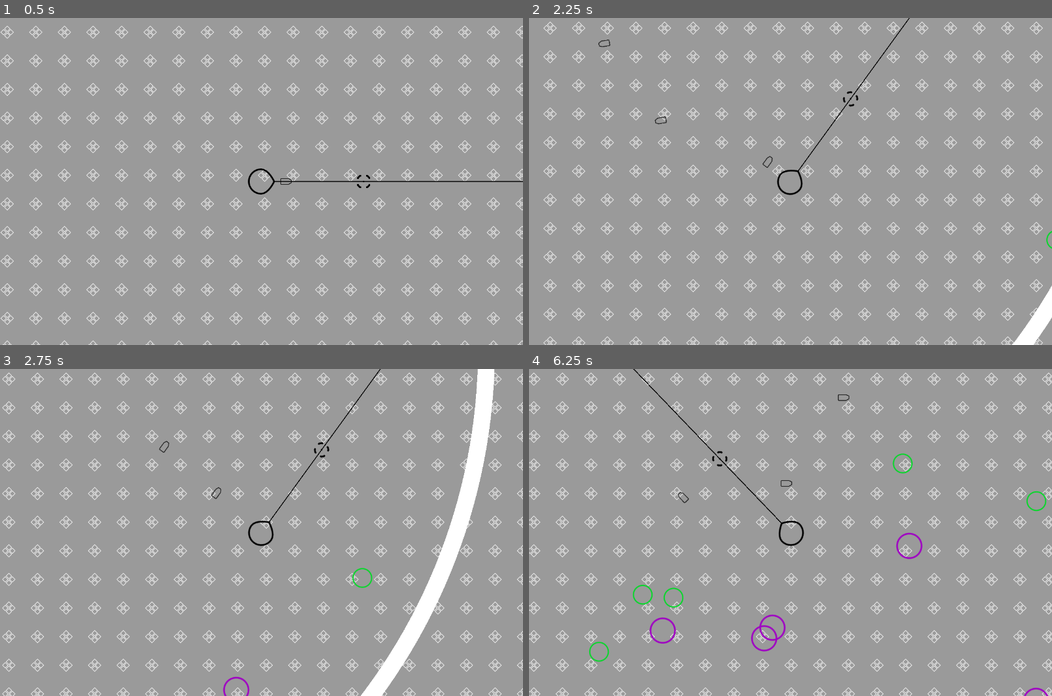
Above: before the commit, frames 1-4 (two rows, left to right).
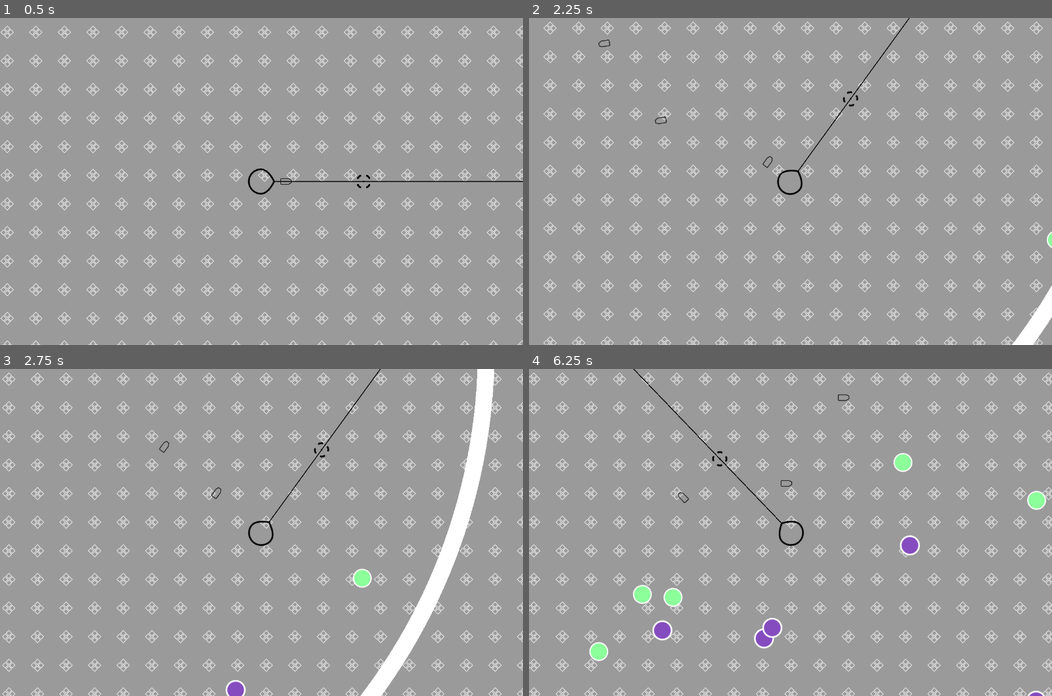
Above: after the commit, the same moments.

Repository: uvmain/zapfour
Game: Godot game, scene res://main/main.tscn
Two runs of this game, one before a commit and one after it. Both use one fixed random seed, a clock stepped at 60 frames per second and the inputs below.
Inputs (mouse positions are in pixels of both pictures, inside the frame that each line leads up to):
- Up to frame 1 (0.5 s): no input
- Up to frame 2 (2.25 s): tap Enter at 0.5 s; move the mouse to (905, 165) at 0.52 s; hold D (player_right) 0.53-1.28 s; move the mouse to (685, 197) at 1.27 s; hold S (player_down) 1.28-2.03 s; move the mouse to (842, 109) at 2.02 s; hold D (player_right) from 2.03 s (still down)
- Up to frame 3 (2.75 s): keep holding D (player_right)
- Up to frame 4 (6.25 s): move the mouse to (764, 597) at 2.77 s; release D (player_right) at 2.78 s; hold W (player_up) 2.78-3.53 s; move the mouse to (947, 581) at 3.52 s; hold A (player_left) 3.53-5.03 s; move the mouse to (633, 483) at 4.27 s; move the mouse to (816, 532) at 5.02 s; hold S (player_down) 5.03-5.78 s; move the mouse to (712, 450) at 5.77 s; hold D (player_right) from 5.78 s (still down)

Frame 1 is identical in both runs. In frame 2, less than 0.1% of the frame differs, in the area x 92-100%, y 65-100%; in frame 3, 0.6%; in frame 4, 2.1%, in the area x 11-100%, y 25-100%.

Commit message:
bullet_manager signal, global kill timer

Diff:
--- /dev/null
+++ b/bulletmanager/bullet_manager.gd
@@ -0,0 +1,9 @@
+extends Node2D
+
+
+func _ready():
+	Events.add_bullet.connect(_on_add_bullet)
+
+
+func _on_add_bullet(bullet_node):
+	add_child(bullet_node)
--- /dev/null
+++ b/bulletmanager/bullet_manager.tscn
@@ -0,0 +1,6 @@
+[gd_scene load_steps=2 format=3 uid="uid://e7yo8yu72yrh"]
+
+[ext_resource type="Script" path="res://bulletmanager/bullet_manager.gd" id="1_0ftgv"]
+
+[node name="BulletManager" type="Node2D" groups=["BulletManager"]]
+script = ExtResource("1_0ftgv")
--- a/enemies/base_enemy.tscn
+++ b/enemies/base_enemy.tscn
@@ -13,13 +13,12 @@
 script = ExtResource("1_ig30y")
 enemy_colour = Color(0.627451, 0, 0.768627, 1)
 
-[node name="Sprite2D" type="Sprite2D" parent="."]
-modulate = Color(0.627451, 0, 0.768627, 1)
-rotation = 1.5708
-texture = ExtResource("2_6k8ic")
-
 [node name="CollisionShape2D" type="CollisionShape2D" parent="."]
 shape = SubResource("CircleShape2D_2e5mr")
 
 [node name="ParticleCollider" type="LightOccluder2D" parent="."]
 occluder = SubResource("OccluderPolygon2D_y0ca7")
+
+[node name="Sprite2D" type="Sprite2D" parent="."]
+rotation = 1.5708
+texture = ExtResource("2_6k8ic")
--- a/enemies/enemy.gd
+++ b/enemies/enemy.gd
@@ -17,7 +17,7 @@
 func _ready():
 	set_particle_collider()
 	player = get_tree().get_first_node_in_group("Player")
-	$Sprite2D.modulate = enemy_colour
+#	$Sprite2D.modulate = enemy_colour
 
 
 func simple_movement(delta):
--- a/enemies/green.tscn
+++ b/enemies/green.tscn
@@ -1,12 +1,13 @@
-[gd_scene load_steps=2 format=3 uid="uid://c5is06lk50phc"]
+[gd_scene load_steps=3 format=3 uid="uid://c5is06lk50phc"]
 
 [ext_resource type="PackedScene" uid="uid://ch1jdmb8t36er" path="res://enemies/base_enemy.tscn" id="1_lcigy"]
+[ext_resource type="Texture2D" uid="uid://by4jlt00p7koj" path="res://assets/textures/enemies/green.png" id="2_1vsdy"]
 
 [node name="Green" instance=ExtResource("1_lcigy")]
 speed = 211
 health = 1
-enemy_colour = Color(0.0196078, 0.85098, 0.160784, 1)
+enemy_colour = Color(0.4, 0.921569, 0.619608, 1)
 
-[node name="Sprite2D" parent="." index="0"]
-modulate = Color(0.0196078, 0.85098, 0.160784, 1)
+[node name="Sprite2D" parent="." index="2"]
 scale = Vector2(0.759, 0.759)
+texture = ExtResource("2_1vsdy")
--- a/enemies/purple.tscn
+++ b/enemies/purple.tscn
@@ -1,5 +1,10 @@
-[gd_scene load_steps=2 format=3 uid="uid://bws041j147gsc"]
+[gd_scene load_steps=3 format=3 uid="uid://bws041j147gsc"]
 
 [ext_resource type="PackedScene" uid="uid://ch1jdmb8t36er" path="res://enemies/base_enemy.tscn" id="1_asbn6"]
+[ext_resource type="Texture2D" uid="uid://bqhcaara8oaaq" path="res://assets/textures/enemies/purple.png" id="2_ingy7"]
 
 [node name="Purple" instance=ExtResource("1_asbn6")]
+enemy_colour = Color(0.635294, 0.211765, 0.882353, 1)
+
+[node name="Sprite2D" parent="." index="2"]
+texture = ExtResource("2_ingy7")
--- a/explosions/explosion_manager.gd
+++ b/explosions/explosion_manager.gd
@@ -11,6 +11,4 @@
 	new_explosion.global_position = global_pos
 	new_explosion.process_material.color = colour
 	new_explosion.emitting = true
-
-	await get_tree().create_timer(new_explosion.lifetime).timeout
-	new_explosion.queue_free()
+	Globals.create_kill_timer(new_explosion, new_explosion.lifetime)
--- a/globals/events.gd
+++ b/globals/events.gd
@@ -1,3 +1,5 @@
 extends Node
 
 signal create_explosion(global_position, colour)
+
+signal add_bullet(bullet_node)
--- a/globals/globals.gd
+++ b/globals/globals.gd
@@ -13,3 +13,9 @@
 	var x = radius * cos(angle)
 	var y = radius * sin(angle)
 	return Vector2(x, y)
+
+
+func create_kill_timer(node_to_kill, timeout_seconds = 10.0):
+	await get_tree().create_timer(timeout_seconds).timeout
+	if is_instance_valid(node_to_kill):
+		node_to_kill.queue_free()
--- a/main/main.tscn
+++ b/main/main.tscn
@@ -1,27 +1,29 @@
-[gd_scene load_steps=6 format=3 uid="uid://5gdkhpxi3nb1"]
+[gd_scene load_steps=7 format=3 uid="uid://5gdkhpxi3nb1"]
 
 [ext_resource type="PackedScene" uid="uid://l8ocjv8kjipk" path="res://enemies/enemymanager.tscn" id="2_auoog"]
 [ext_resource type="PackedScene" uid="uid://u46nrb8y8lo4" path="res://player/player.tscn" id="2_bt6vk"]
 [ext_resource type="PackedScene" uid="uid://63x083bkpkqg" path="res://explosions/explosion_manager.tscn" id="3_0rglp"]
 [ext_resource type="PackedScene" uid="uid://bb67qku2eyo43" path="res://background/background.tscn" id="3_7qflg"]
+[ext_resource type="PackedScene" uid="uid://e7yo8yu72yrh" path="res://bulletmanager/bullet_manager.tscn" id="4_s12i6"]
 [ext_resource type="PackedScene" uid="uid://ch2libn6m8ou0" path="res://perimeter/perimeter.tscn" id="5_13o4a"]
 
 [node name="Main" type="Node2D"]
+
+[node name="Background" parent="." instance=ExtResource("3_7qflg")]
+
+[node name="EnemyManager" parent="." instance=ExtResource("2_auoog")]
+
+[node name="ExplosionManager" parent="." instance=ExtResource("3_0rglp")]
+
+[node name="BulletManager" parent="." instance=ExtResource("4_s12i6")]
 
 [node name="Player" parent="." instance=ExtResource("2_bt6vk")]
 
 [node name="RemoteTransform2D" type="RemoteTransform2D" parent="Player"]
 remote_path = NodePath("../../Camera2D")
 
-[node name="EnemyManager" parent="." instance=ExtResource("2_auoog")]
-
-[node name="ExplosionManager" parent="." instance=ExtResource("3_0rglp")]
-
-[node name="BulletManager" type="Node2D" parent="." groups=["BulletManager"]]
+[node name="Perimeter" parent="." instance=ExtResource("5_13o4a")]
+border_width = 41
 
 [node name="Camera2D" type="Camera2D" parent="."]
 current = true
-
-[node name="Background" parent="." instance=ExtResource("3_7qflg")]
-
-[node name="Perimeter" parent="." instance=ExtResource("5_13o4a")]
--- a/perimeter/perimeter.gd
+++ b/perimeter/perimeter.gd
@@ -2,7 +2,7 @@
 extends Node2D
 
 @export var radius: int = 1400: set=set_radius
-@export_range(1,250) var border_width: float = 10.0: set=set_border_width
+@export_range(1,250) var border_width: int = 10: set=set_border_width
 @export var center = Vector2.ZERO
 @export_range(5, 256) var number_of_segments: int =64: set=set_number_of_segments
 
@@ -36,9 +36,9 @@
 	# update the bullet deadzone
 	$PerimiterArea/CollisionShape2D.shape.radius = radius
 	# update the line2d border
-	$Border.set_points(get_circle_points(radius + (border_width/2.0), number_of_segments * 2))
+	$Border.set_points(get_circle_points(radius + floori(border_width/2.0), floori(number_of_segments * 2.0)))
 	$Border.set_width(border_width)
-	# update the light occluder
+	# update the light occluder donut
 	var inner_circle = get_circle_points()
 	inner_circle.reverse()
 	inner_circle.append_array(get_circle_points(radius + 50))
--- a/weapons/blaster/blaster.gd
+++ b/weapons/blaster/blaster.gd
@@ -6,14 +6,13 @@
 var reticle
 
 func _ready():
-	bullet_manager = get_tree().get_first_node_in_group("BulletManager")
 	reticle = get_tree().get_first_node_in_group("Reticle")
 
 
 func shoot():
 	if $WeaponCooldown.is_stopped():
 		var new_bullet = bullet.instantiate()
-		bullet_manager.add_child(new_bullet)
+		Events.add_bullet.emit(new_bullet)
 		new_bullet.global_position = global_position
 		new_bullet.set_direction(($Marker2D.global_position - new_bullet.global_position).normalized())
 		$WeaponCooldown.start()
--- a/weapons/bullet.gd
+++ b/weapons/bullet.gd
@@ -4,6 +4,11 @@
 
 var direction: Vector2
 var damage_amount: int = 1
+
+
+func _ready():
+	Globals.create_kill_timer(self, 20)
+
 
 func _physics_process(_delta):
 	move_simple(_delta)
Binary file added: assets/textures/enemies/green.png
Not shown, added: assets/textures/enemies/green.png.import
Binary file added: assets/textures/enemies/purple.png
Not shown, added: assets/textures/enemies/purple.png.import
